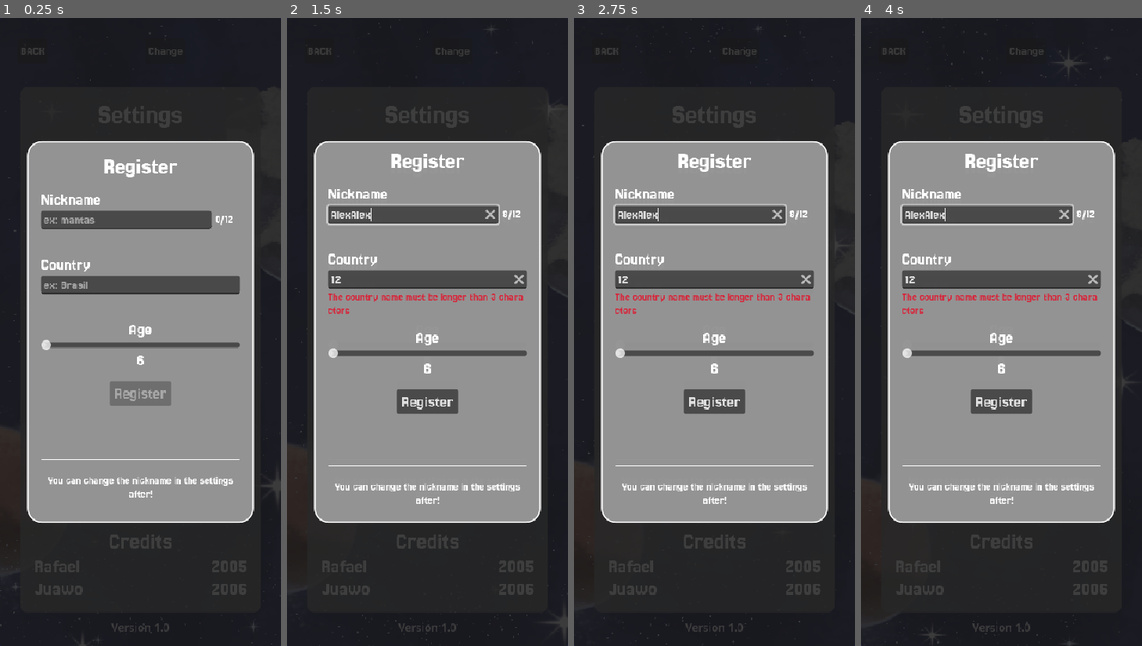
Above: before the commit, frames 1-4 (left to right).
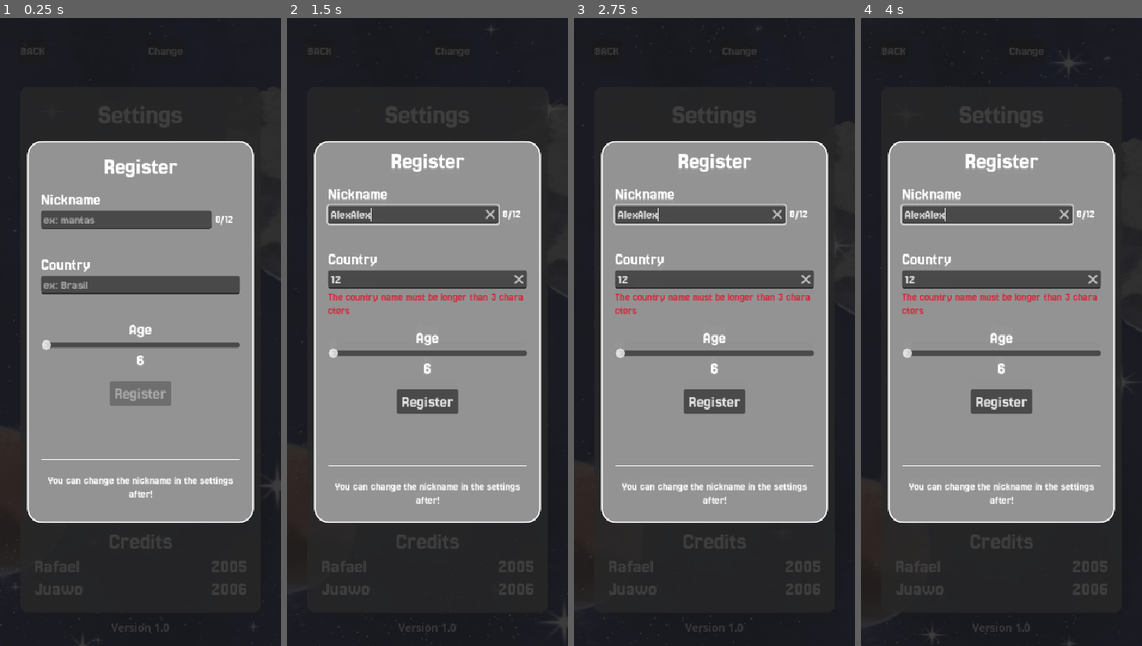
Above: after the commit, the same moments.

Repository: Juawo/space-shooter
Game: Godot game, scene res://scenes/ui/Settings/settings.tscn
Two runs of this game, one before a commit and one after it. Both use one fixed random seed, a clock stepped at 60 frames per second and the inputs below. This scene is started directly instead of the project's main scene.
Inputs (mouse positions are in pixels of both pictures, inside the frame that each line leads up to):
- Up to frame 1 (0.25 s): no input
- Up to frame 2 (1.5 s): click (413, 218) at 0.52 s; type "Alex" at 0.6 s; click (427, 288) at 0.75 s; type "12" at 0.83 s; click (413, 218) at 0.98 s; type "Alex" at 1.07 s; move the mouse to (489, 300) at 1.27 s; hold Right (ui_right) from 1.28 s (still down); click (489, 300) at 1.42 s
- Up to frame 3 (2.75 s): release Right (ui_right) at 2 s; click "Change" at 2 s
- Up to frame 4 (4 s): click "EN" at 2.75 s; click "Tilt" at 3.5 s

The runs differ from the first frame. In frame 1, 0.5% of the frame differs, in the area x 14-83%, y 22-77%; in frame 2, 0.7%, in the area x 14-85%, y 21-78%; in frame 3, 0.7%; in frame 4, 0.7%.

Commit message:
fix: update settings scene by removing unused background resource and adjusting load steps

Diff:
--- a/scenes/ui/Settings/settings.tscn
+++ b/scenes/ui/Settings/settings.tscn
@@ -1,7 +1,6 @@
-[gd_scene load_steps=10 format=3 uid="uid://bcj3rjhiu6pbd"]
+[gd_scene load_steps=9 format=3 uid="uid://bcj3rjhiu6pbd"]
 
 [ext_resource type="Script" uid="uid://bpl058yad5e01" path="res://scripts/ui/Settings/settings.gd" id="1_gxyng"]
-[ext_resource type="PackedScene" uid="uid://set2xcrxaxm8" path="res://scenes/game/background/background.tscn" id="1_ts13i"]
 [ext_resource type="FontFile" uid="uid://d30hgfkq7jl3v" path="res://assets/ui/fonts/Jersey_25/Jersey25-Regular.ttf" id="2_83c71"]
 [ext_resource type="ButtonGroup" uid="uid://ufcbx7y462q8" path="res://scenes/ui/Settings/controlbuttongroup.tres" id="4_w3asu"]
 [ext_resource type="PackedScene" uid="uid://crrtm6jpxvoqw" path="res://scenes/game/background/background_layered.tscn" id="5_c5h6l"]
@@ -43,6 +42,7 @@
 
 [node name="Settings" type="Control"]
 process_mode = 3
+texture_filter = 2
 layout_mode = 3
 anchors_preset = 15
 anchor_right = 1.0
@@ -51,9 +51,6 @@
 grow_vertical = 2
 mouse_filter = 1
 script = ExtResource("1_gxyng")
-
-[node name="background" parent="." instance=ExtResource("1_ts13i")]
-visible = false
 
 [node name="background_parallax" parent="." instance=ExtResource("5_c5h6l")]
 position = Vector2(207, 0)
